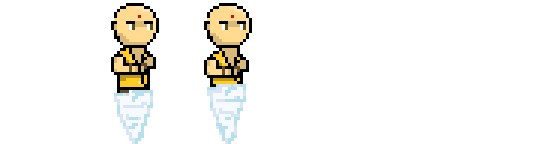
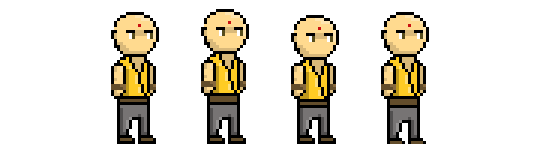
Layers edited between the first and the second (540, 144) image:
hid "Capa 3" over [204, 3, 252, 144]
hid "Ego" over [111, 3, 159, 144]
showed group "Char_idle" (4 layers) over [111, 9, 429, 144]
